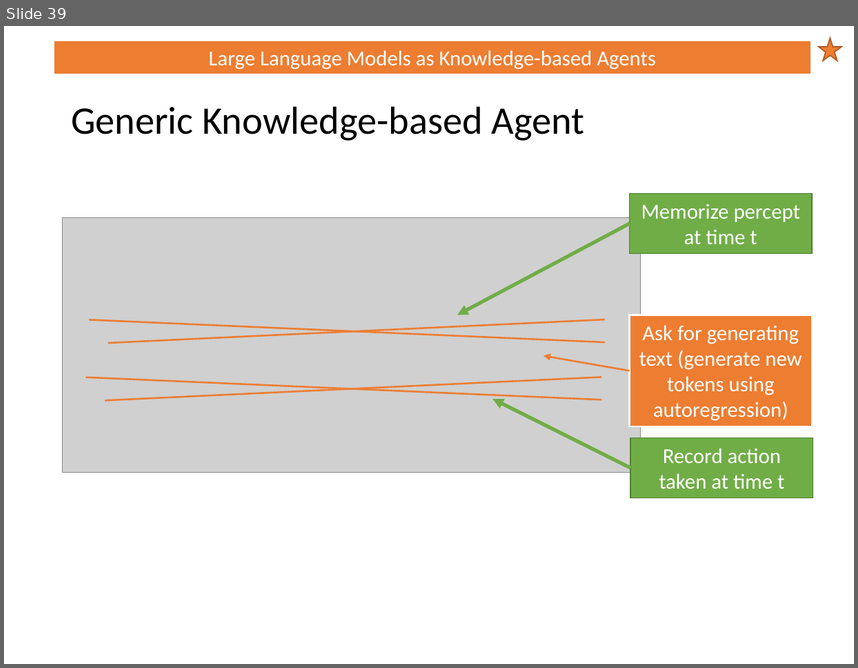
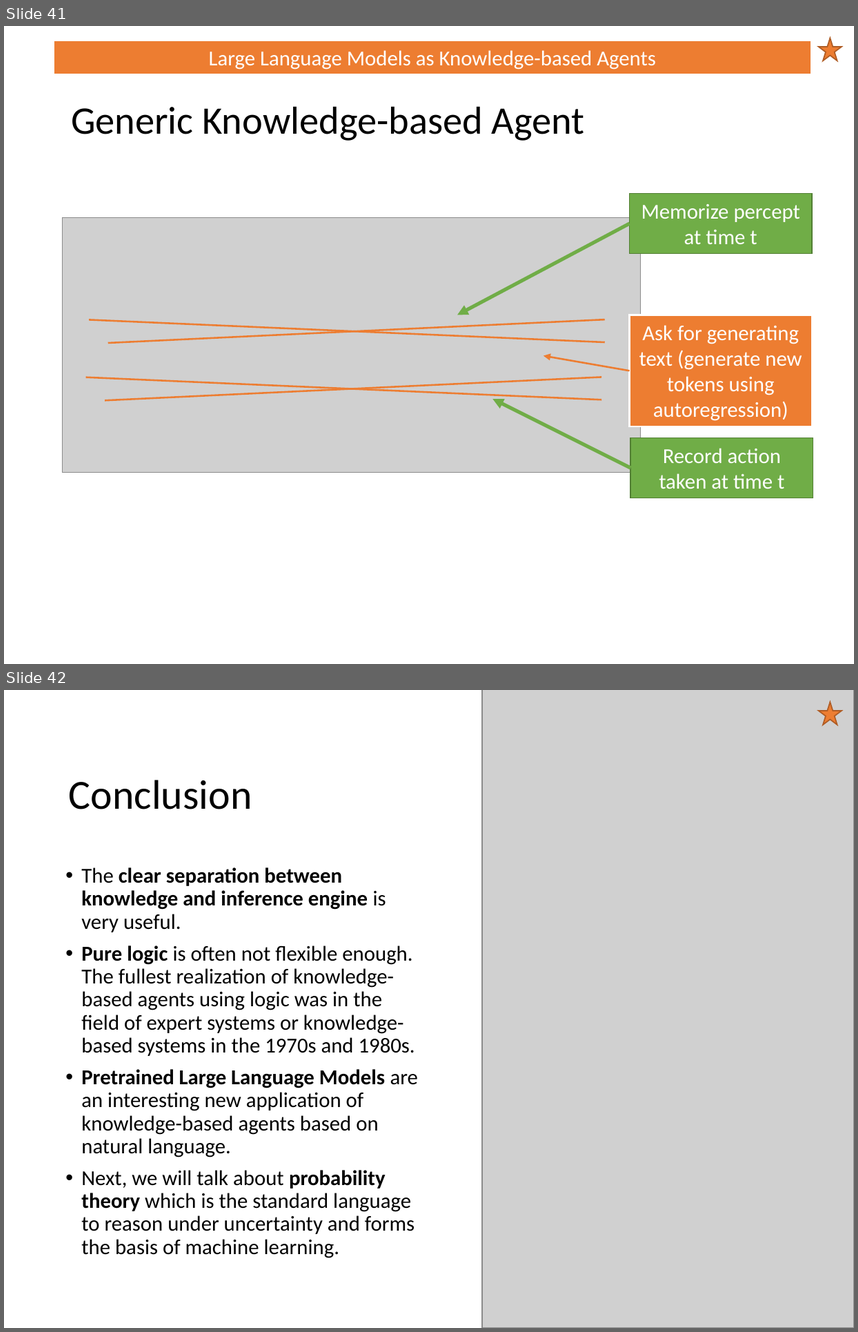
Before and after one commit to mhahsler/CS7320-AI, a slide deck: slides/07_logic.pptx. Shown one above the other, each under a label of ours: slide 39 before the commit, slides 41 and 42 after it. The pictures are 858x668 and 858x1332 pixels, drawn with LibreOffice and Linux fonts; fonts in the diff are those of the drawing; grey boxes stand for pictures. Boxes give left, top, right and bottom in pixels: in the first picture for what was removed or moved away, otherwise in the second. Text is boxed around its words. In the diff, an @@ line names an element or a change of style, - is before the commit and + after.

Commit message:
improved agent description.

```diff
--- a/slides/07_logic.pptx
+++ b/slides/07_logic.pptx
@@ slide 42 added at bbox=[4, 690, 854, 1328], background #FFFFFF @@
@@ picture added at bbox=[481, 690, 854, 1328] @@
@@ star added at bbox=[818, 702, 842, 725], fill #ED7D31, outline #AF5C24 1 pt @@
@@ title added at bbox=[69, 780, 252, 809], 35 pt, text #000000 @@
+Conclusion
@@ text added at bbox=[81, 867, 418, 1258], 18 pt, text #000000 @@
+• The clear separation between knowledge and inference engine is very useful.
+• Pure logic is often not flexible enough. The fullest realization of knowledge-based agents using logic was in the field of expert systems or knowledge-based systems in the 1970s and 1980s.
+• Pretrained Large Language Models are an interesting new application of knowledge-based agents based on natural language.
+• Next, we will talk about probability theory which is the standard language to reason under uncertainty and forms the basis of machine learning.
@@ what was slide 39 is now slide 41 @@
```
Also in this commit, not shown: 8 slides changed, 5 other slides added, 3 slides removed, 1 other file.
